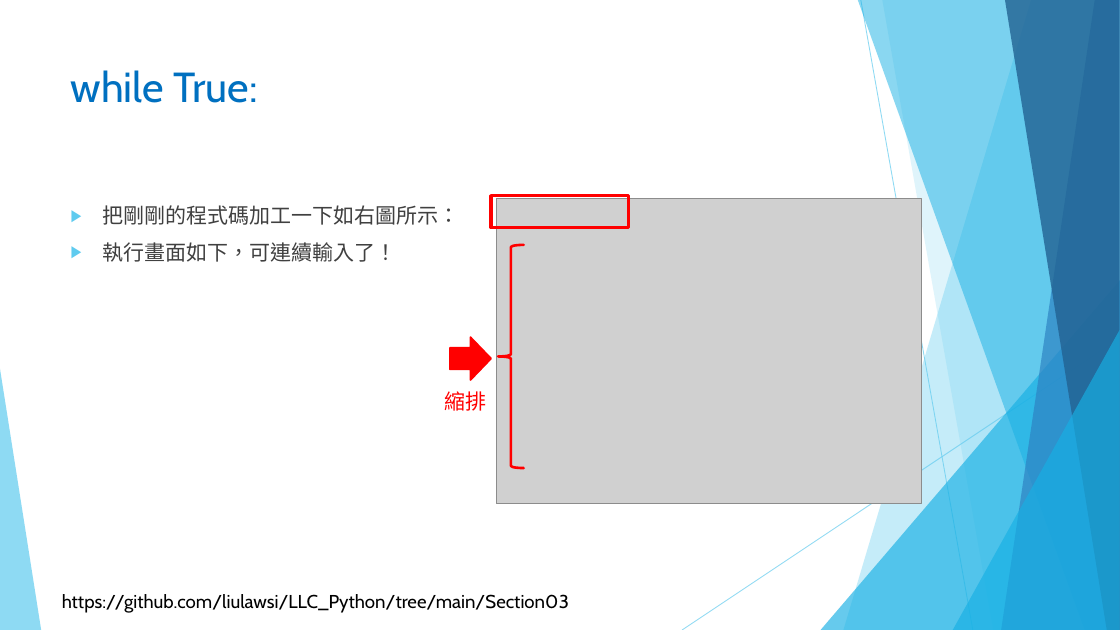
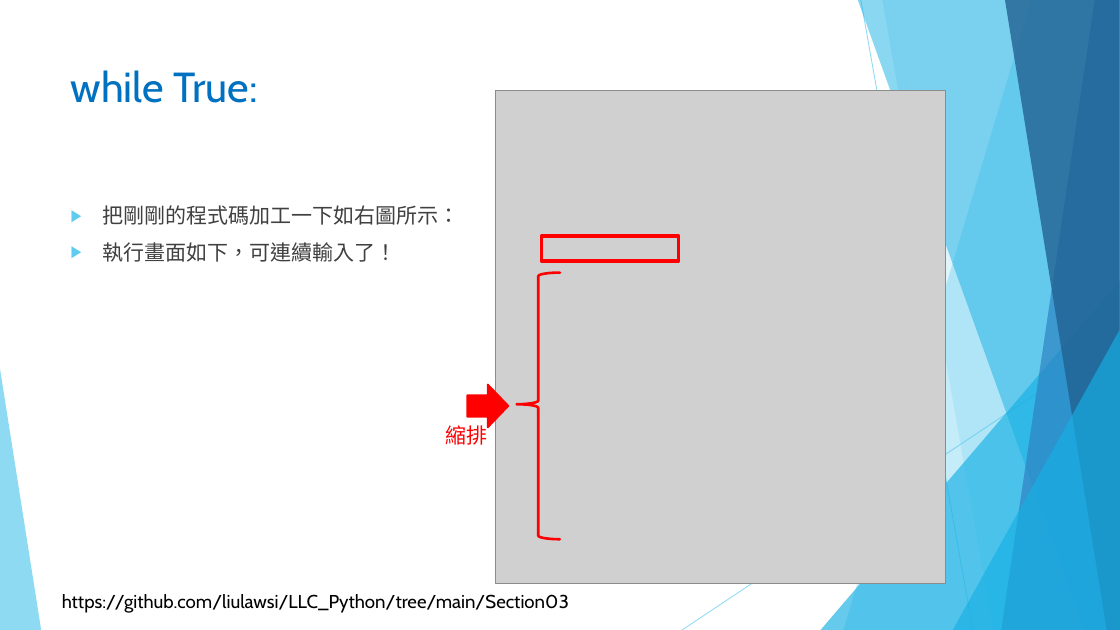
Before and after one commit to liulawsi/My_PPTs, a slide deck: slide 18 of LCC/Python/03_流程控制(分支).pptx. Drawn at 1120x630 pixels with LibreOffice and Linux fonts; fonts in the diff are those of the drawing; grey boxes stand for pictures; background and template pictures are left out. Boxes give left, top, right and bottom in pixels: in the first picture for what was removed or moved away, otherwise in the second. Text is boxed around its words. In the diff, an @@ line names an element or a change of style, - is before the commit and + after.

```diff
--- a/LCC/Python/03_流程控制(分支).pptx
+++ b/LCC/Python/03_流程控制(分支).pptx
@@ picture: place and size @@
-picture at bbox=[497, 198, 922, 504]
+picture at bbox=[496, 91, 945, 583]
@@ rectangle: place and size @@
-rectangle at bbox=[492, 196, 628, 228]
+rectangle at bbox=[542, 236, 679, 261]
@@ left brace: place and size @@
-left brace at bbox=[498, 245, 523, 469]
+left brace at bbox=[517, 273, 560, 539]
@@ left brace at bbox=[517, 273, 560, 539]: proportions changed @@
@@ right arrow: place and size @@
-right arrow at bbox=[450, 337, 492, 380]
+right arrow at bbox=[467, 385, 508, 428]
@@ text "縮排": place and size @@
-text "縮排" at bbox=[445, 391, 487, 411]
+text "縮排" at bbox=[446, 422, 488, 445]
```
Also in this commit, not shown: 3 other slides changed, 21 other files.
